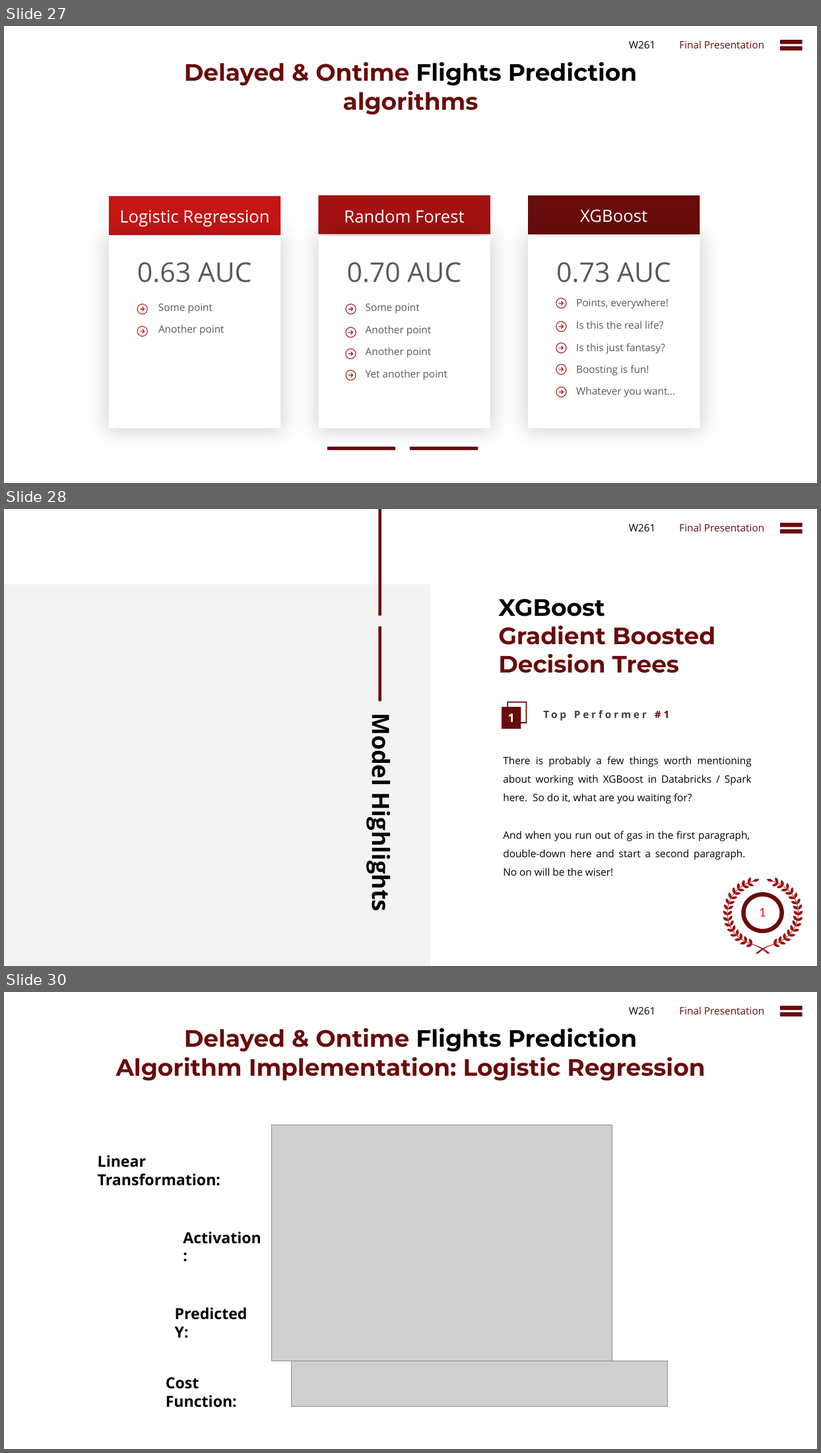
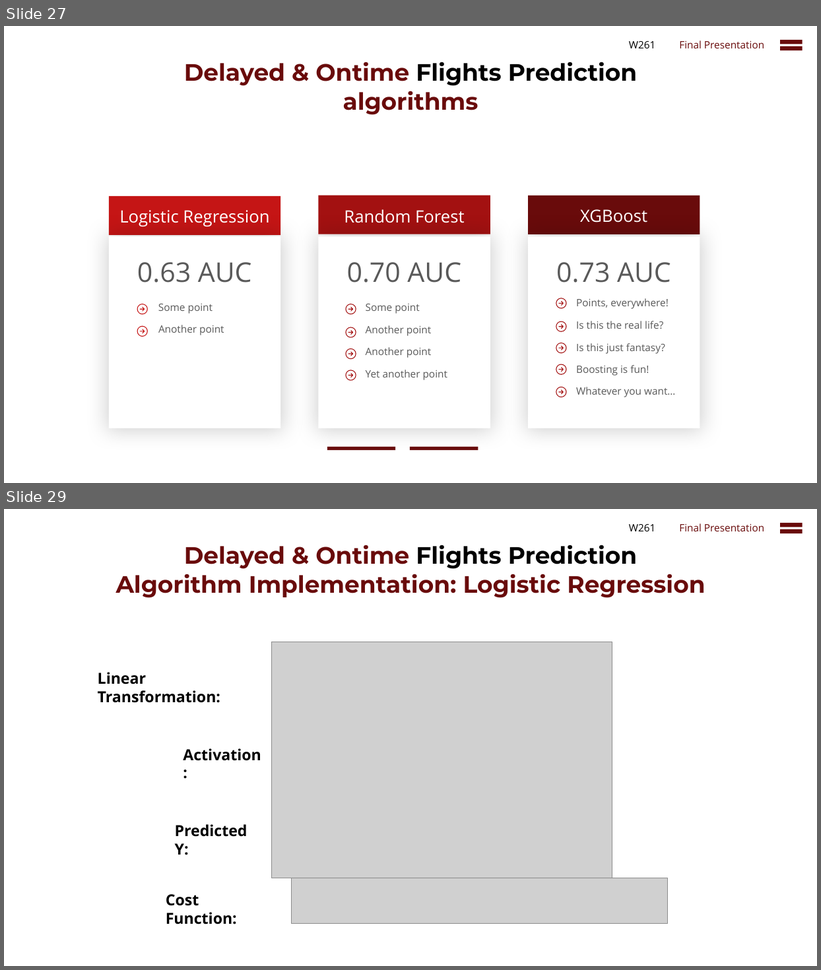
Before and after one commit to cbenge509/flightsontime, a slide deck: presentation/Delayed Flights Prediction - Final.pptx. Shown one above the other, each under a label of ours: slides 27, 28 and 30 before the commit, slides 27 and 29 after it; the slides between them are not shown. The pictures are 821x1453 and 821x970 pixels, drawn with LibreOffice and Linux fonts; fonts in the diff are those of the drawing; grey boxes stand for pictures. Boxes give left, top, right and bottom in pixels: in the first picture for what was removed or moved away, otherwise in the second. Text is boxed around its words. In the diff, an @@ line names an element or a change of style, - is before the commit and + after.

```diff
--- a/presentation/Delayed Flights Prediction - Final.pptx
+++ b/presentation/Delayed Flights Prediction - Final.pptx
@@ slide 28 removed at box(4, 509, 817, 966), background #FFFFFF @@
@@ rectangle removed at box(378, 509, 382, 616) @@
@@ text removed at box(629, 524, 656, 531) @@
-W261
@@ text removed at box(679, 524, 764, 531) @@
-Final Presentation
@@ math equal removed at box(776, 519, 806, 537) @@
@@ rectangle removed at box(4, 585, 431, 966) @@
@@ text removed at box(498, 599, 715, 673) @@
-XGBoost
-Gradient Boosted Decision Trees
@@ rectangle removed at box(378, 626, 382, 702) @@
@@ frame removed at box(507, 702, 527, 723) @@
@@ text removed at box(365, 720, 397, 908) @@
-Model Highlights
@@ rectangle removed at box(502, 707, 521, 729) @@
-1
@@ text removed at box(664, 711, 670, 718) @@
-Top Performer #1
@@ text removed at box(503, 757, 752, 804) @@
-There is probably a few things worth mentioning about working with XGBoost in Databricks / Spark here. So do it, what are you waiting for?
@@ text removed at box(503, 831, 750, 876) @@
-And when you run out of gas in the first paragraph, double-down here and start a second paragraph. No on will be the wiser!
@@ group removed at box(723, 878, 803, 955): 64 freeform shapes @@
@@ ellipse removed at box(744, 894, 782, 931) @@
@@ text removed at box(759, 908, 766, 917) @@
-1
@@ what was slide 30 is now slide 29 @@
```
Also in this commit, not shown: 1 slide added, 1 other slide removed.
